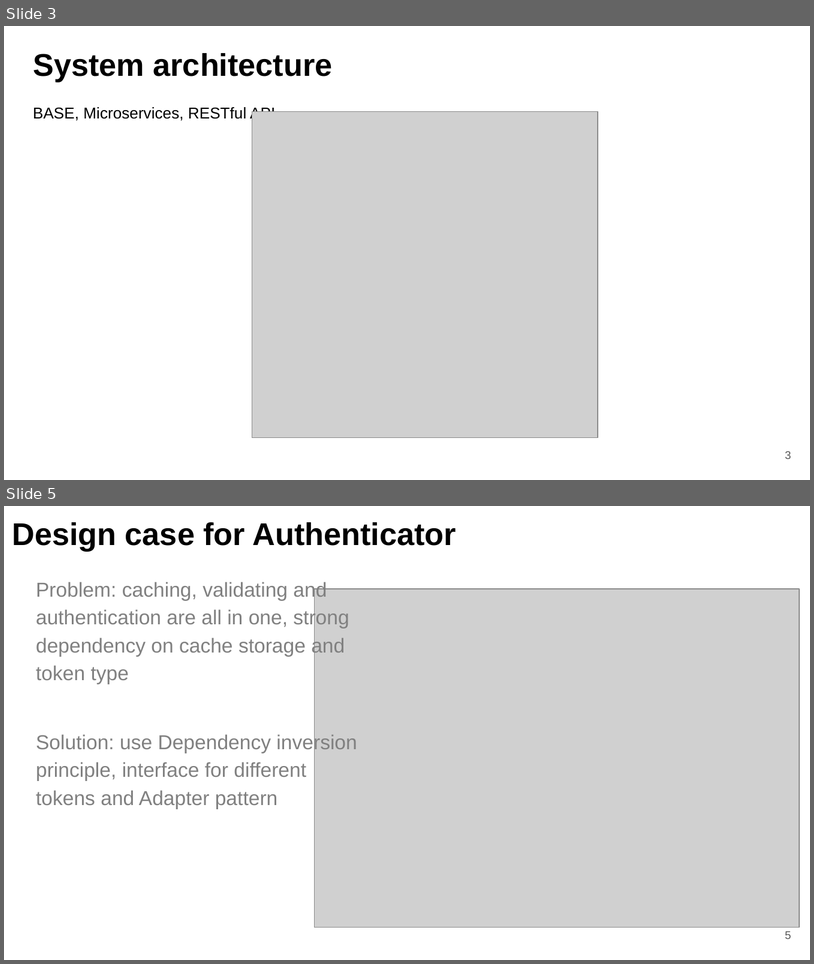
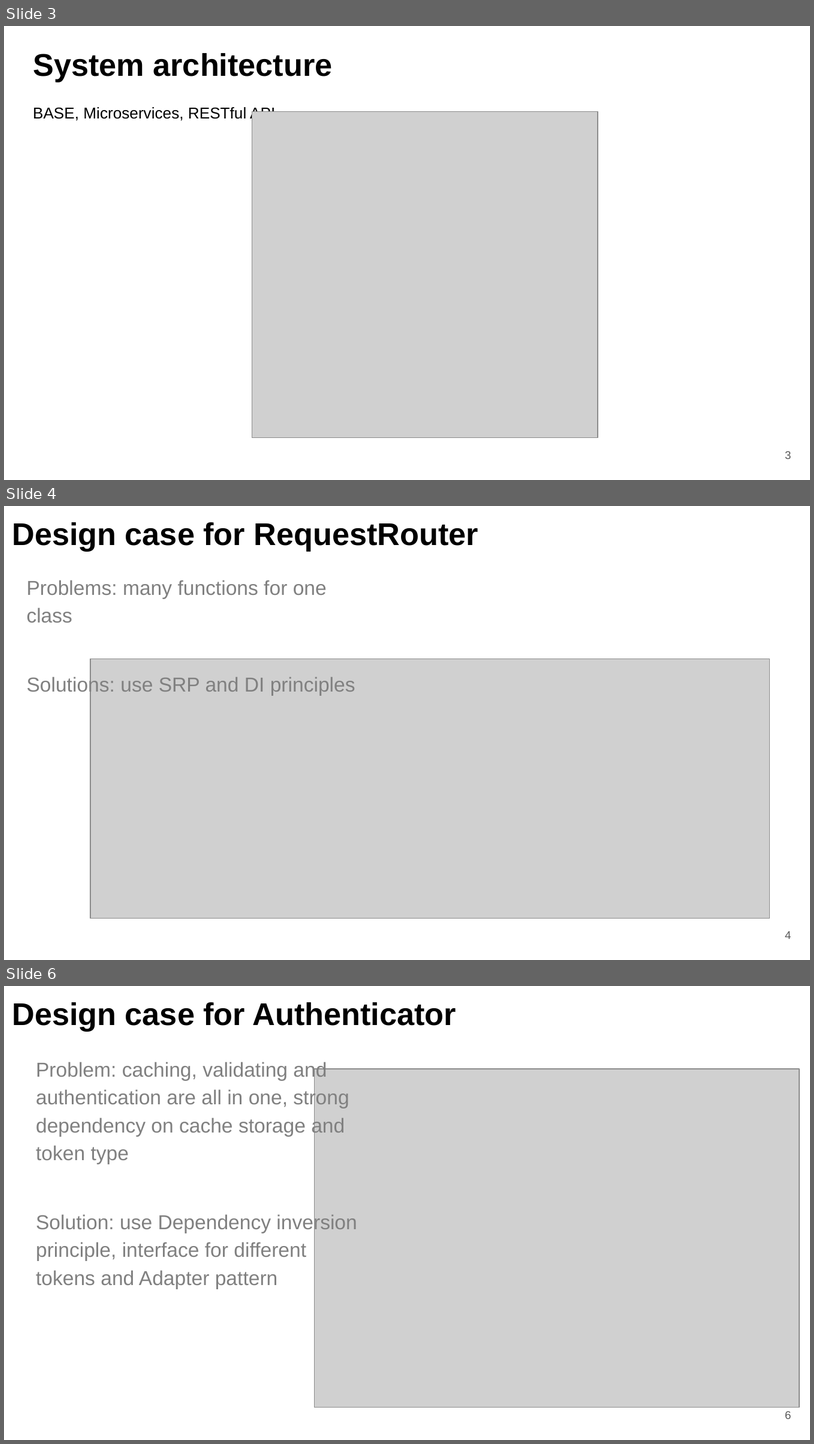
Before and after one commit to fanglores/Advanced-Software-Design, a slide deck: PracticeTasks/Module2/Task_12/Task_12.pptx. Shown one above the other, each under a label of ours: slides 3 and 5 before the commit, slides 3, 4 and 6 after it; the slides between them are not shown. The pictures are 814x964 and 814x1444 pixels, drawn with LibreOffice and Linux fonts; fonts in the diff are those of the drawing; grey boxes stand for pictures. Boxes give left, top, right and bottom in pixels: in the first picture for what was removed or moved away, otherwise in the second. Text is boxed around its words. In the diff, an @@ line names an element or a change of style, - is before the commit and + after.

Commit message:
fin ReqRouter

```diff
--- a/PracticeTasks/Module2/Task_12/Task_12.pptx
+++ b/PracticeTasks/Module2/Task_12/Task_12.pptx
@@ slide 4 added at (x1=4, y1=506, x2=810, y2=960), background #FFFFFF @@
@@ title added at (x1=12, y1=522, x2=479, y2=551), 28 pt, text #000000, bold @@
+Design case for RequestRouter
@@ text added at (x1=27, y1=580, x2=356, y2=695), 18 pt, text #808080 @@
+Problems: many functions for one class
+Solutions: use SRP and DI principles
@@ picture added at (x1=90, y1=658, x2=770, y2=917) @@
@@ page number added at (x1=785, y1=931, x2=791, y2=939), 10 pt, text #595959 @@
+4
@@ what was slide 5 is now slide 6 @@
@@ page number at (x1=785, y1=1411, x2=791, y2=1419): text changed @@
-5
+6
```
Also in this commit, not shown: 1 slide changed, 2 other files.
